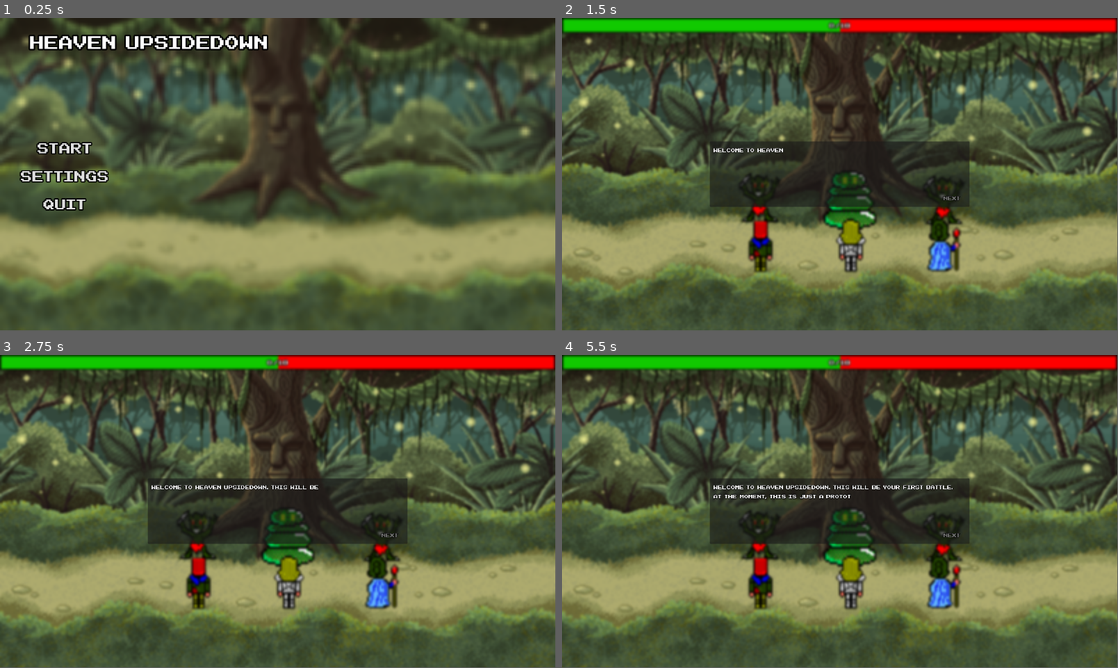
Above: before the commit, frames 1-4 (two rows, left to right).
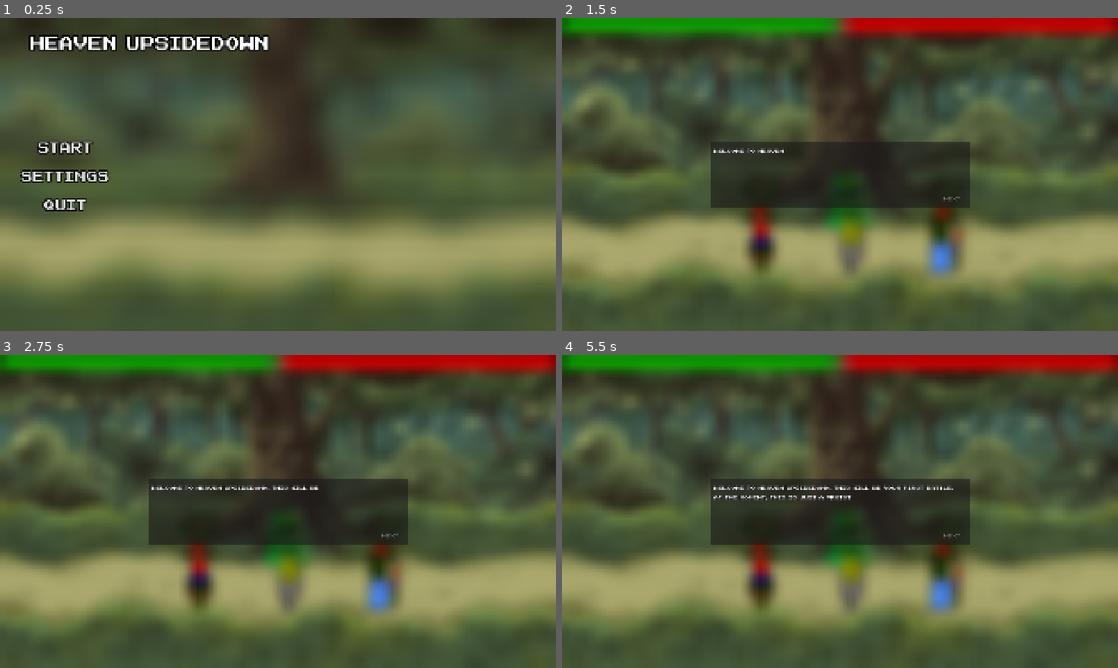
Above: after the commit, the same moments.

Repository: SamantaMancini/heaven_upsidedown
Game: Godot game, scene res://main_menu/main_menu.tscn
The game is run twice, just before and just after one commit, with the same random seed, the same clock (stepped at 60 frames per second) and the same inputs. The engine's default icon, where the game draws it, is replaced by a stand-in: a white triangle on a blue panel in a dark square.
Inputs (mouse positions are in pixels of both pictures, inside the frame that each line leads up to):
- Up to frame 1 (0.25 s): no input
- Up to frame 2 (1.5 s): click "Start" at 0.5 s; click (762, 243) at 1.25 s
- Up to frame 3 (2.75 s): click (289, 580) at 2 s
- Up to frame 4 (5.5 s): click (945, 580) at 2.75 s; click (762, 580) at 3.5 s; click (851, 580) at 4.25 s; click (945, 580) at 5 s
In our replay, the window is 799x449 before the commit and 800x450 after it. These sizes can differ from the game's own. Grey fills any space a smaller window leaves; there, only what the larger window draws over its background counts as a difference.

The runs differ from the first frame. In frame 1, 10% of the frame differs, in the area x 0-100%, y 0-89%; in frame 2, 16%; in frame 3, 16%; in frame 4, 16%, in the area x 0-100%, y 0-88%.

Commit message:
+ fixed audio bus for web

Diff:
--- a/default_bus_layout.tres
+++ b/default_bus_layout.tres
@@ -1,15 +1,3 @@
 [gd_resource type="AudioBusLayout" format=3 uid="uid://c7do07v77wwnf"]
 
 [resource]
-bus/1/name = &"BGM"
-bus/1/solo = false
-bus/1/mute = false
-bus/1/bypass_fx = false
-bus/1/volume_db = 0.0
-bus/1/send = &""
-bus/2/name = &"SFX"
-bus/2/solo = false
-bus/2/mute = false
-bus/2/bypass_fx = false
-bus/2/volume_db = 0.0
-bus/2/send = &"Master"
--- a/globals/global_sounds/global_sounds.tscn
+++ b/globals/global_sounds/global_sounds.tscn
@@ -9,9 +9,9 @@
 stream = ExtResource("1_5yxl4")
 volume_db = -10.0
 autoplay = true
-bus = &"BGM"
+playback_type = 2
 parameters/looping = true
 
 [node name="SFX" type="AudioStreamPlayer2D" parent="."]
 stream = ExtResource("2_e3b2g")
-bus = &"SFX"
+playback_type = 2
--- a/main.gd
+++ b/main.gd
@@ -2,8 +2,8 @@
 @onready var v_box_container: VBoxContainer = $CanvasLayer/Control/VBoxContainer
 @onready var progress_bar: ProgressBar = $CanvasLayer/Control/ProgressBar
 @onready var h_box_container: HBoxContainer = $CanvasLayer/Control/ProgressBar/HBoxContainer
-@onready var _0: Label = $"CanvasLayer/Control/ProgressBar/HBoxContainer/0"
-@onready var _0s: ProgressBar = $"CanvasLayer/Control/ProgressBar/0s"
+@onready var l0: Label = $"CanvasLayer/Control/ProgressBar/HBoxContainer/0"
+@onready var l0s: ProgressBar = $"CanvasLayer/Control/ProgressBar/0s"
 @onready var name_enemies: Label = $"CanvasLayer/Control/VBoxContainer/Name Enemies"
 @onready var turn: Label = $CanvasLayer/Control/VBoxContainer/Turn
 @onready var name_char: Label = $CanvasLayer/Control/Panel/HBoxContainer/VBoxContainer/Name
@@ -48,8 +48,8 @@
 
 # Called when the node enters the scene tree for the first time.
 func _ready() -> void:
-	_0.text = str(start_num)
-	_0s.value = shields
+	l0.text = str(start_num)
+	l0s.value = shields
 	name_enemies.text = enemies[id_enemy].stats.name_char
 	stats_player()
 	change_color_player(0, Color.YELLOW)
@@ -82,8 +82,8 @@
 
 	battle_end_conditions()
 	stats_player()
-	_0.text = str(start_num)
-	_0s.value = shields
+	l0.text = str(start_num)
+	l0s.value = shields
 
 func start_game():
 	player_turn()
@@ -333,7 +333,7 @@
 		enemy.stats.stamina += 3
 
 func remove_points(damage: float):
-	if shields > 0 and _0s.modulate == Color.WHITE:
+	if shields > 0 and l0s.modulate == Color.WHITE:
 		if damage > shields:
 			var damage_overflow = damage - shields
 			shields = 0
@@ -358,7 +358,7 @@
 
 
 func add_points(damage: float):
-	if shields > 0 and _0s.modulate == Color.DARK_GREEN:
+	if shields > 0 and l0s.modulate == Color.DARK_GREEN:
 		if damage > shields:
 			var damage_overflow = damage - shields
 			shields = 0
@@ -372,16 +372,16 @@
 
 
 func add_shield(shield: float):
-		if _0s.modulate != Color.WHITE:
+		if l0s.modulate != Color.WHITE:
 			shields = shield
-			_0s.modulate = Color.WHITE
+			l0s.modulate = Color.WHITE
 		else:
 			shields += shield
 
 func add_shield_enemy(shield: float):
-	if shields >= 0 and _0s.modulate == Color.WHITE:
+	if shields >= 0 and l0s.modulate == Color.WHITE:
 		shields = shield
-		_0s.modulate = Color.DARK_GREEN
+		l0s.modulate = Color.DARK_GREEN
 	else:
 		shields += shield
 
@@ -421,7 +421,7 @@
 
 func _on_dance_pressed() -> void:
 	GlobalSounds.get_node("SFX").play()
-	var skill_sta = null
+	#var skill_sta = null
 	GlobalEvent.combination.emit(player_emotions)
 	player_emotions = ""
 	start_off(true)
--- a/project.godot
+++ b/project.godot
@@ -24,7 +24,7 @@
 
 window/size/viewport_width=1920
 window/size/viewport_height=1080
-window/size/mode=3
+window/stretch/mode="canvas_items"
 
 [input]
 
